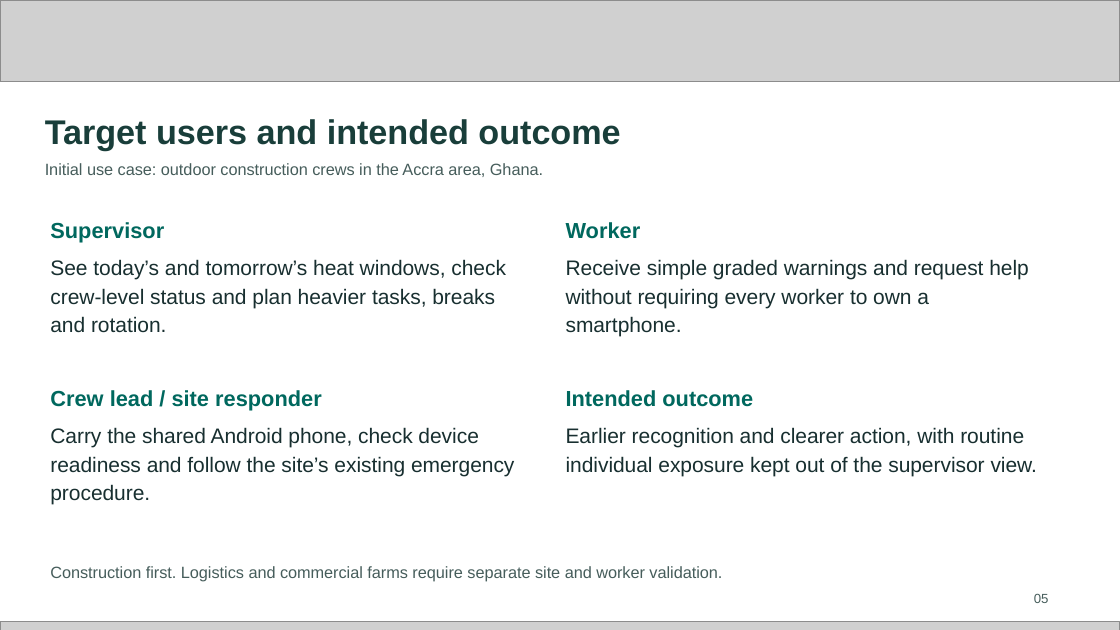
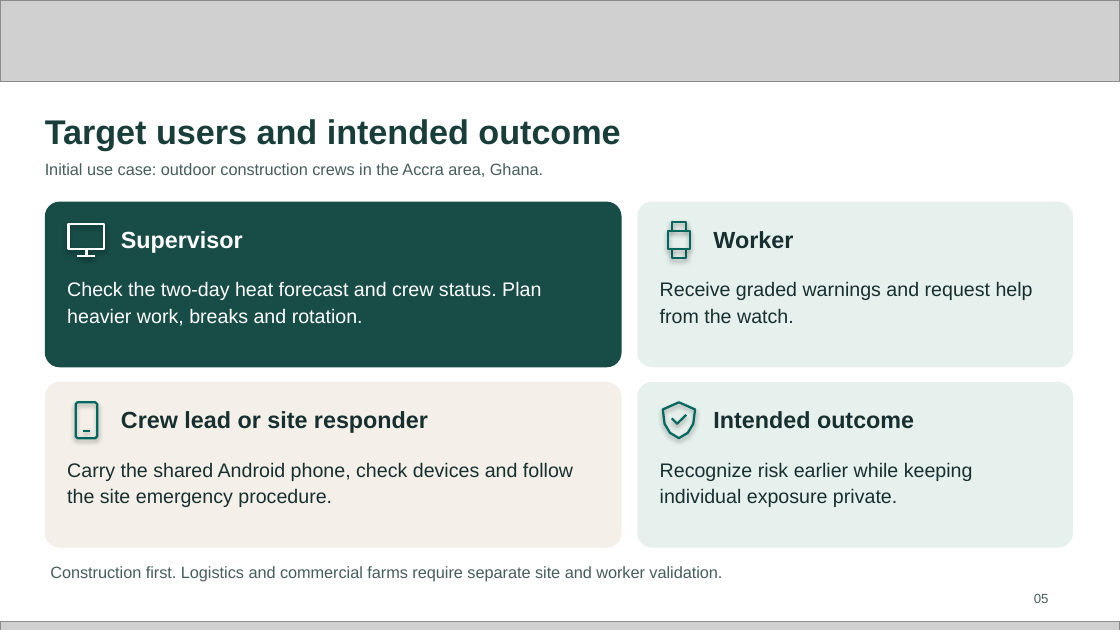
Before and after one commit to sammydamz/exaclim, a slide deck: slide 5 of downloads/submission/Exaclim_Future_Health_Submission.pptx. Drawn at 1120x630 pixels with LibreOffice and Linux fonts; fonts in the diff are those of the drawing; grey boxes stand for pictures. Boxes give left, top, right and bottom in pixels: in the first picture for what was removed or moved away, otherwise in the second. Text is boxed around its words. In the diff, an @@ line names an element or a change of style, - is before the commit and + after.

```diff
--- a/downloads/submission/Exaclim_Future_Health_Submission.pptx
+++ b/downloads/submission/Exaclim_Future_Health_Submission.pptx
@@ rounded rectangle added at (45,202,622,367), fill #174C47 @@
@@ rounded rectangle added at (637,202,1073,367), fill #E6F0EC @@
@@ freeform shape added at (68,224,104,249), outline #FFFFFF 1.45 pt @@
@@ text "Supervisor": place and size @@
-text "Supervisor" at (50,222,164,243)
+text "Supervisor" at (121,231,243,253)
@@ text "Supervisor" at (121,231,243,253): size 14 to 15 pt, text colour #00685E to #FFFFFF @@
@@ freeform shape added at (669,231,690,249), outline #00685E 1.45 pt @@
@@ freeform shape added at (672,222,687,231), outline #00685E 1.45 pt @@
@@ text "Worker": place and size @@
-text "Worker" at (566,222,641,239)
+text "Worker" at (713,231,793,248)
@@ text "Worker" at (713,231,793,248): size 14 to 15 pt, text colour #00685E to #182F30 @@
@@ freeform shape added at (77,256,95,256), outline #FFFFFF 1.45 pt @@
@@ freeform shape added at (86,249,86,255), outline #FFFFFF 1.45 pt @@
@@ freeform shape added at (672,249,687,258), outline #00685E 1.45 pt @@
@@ text at (67,281,541,326): text changed; size 13.5 to 12.6 pt; text colour #182F30 to #FFFFFF @@
-See today’s and tomorrow’s heat windows, check crew-level status and plan heavier tasks, breaks and rotation.
+Check the two-day heat forecast and crew status. Plan heavier work, breaks and rotation.
@@ text at (660,281,1033,323): text changed; size 13.5 to 12.6 pt @@
-Receive simple graded warnings and request help without requiring every worker to own a smartphone.
+Receive graded warnings and request help from the watch.
@@ rounded rectangle added at (45,382,622,548), fill #F4F0E9 @@
@@ rounded rectangle added at (637,382,1073,548), fill #E6F0EC @@
@@ freeform shape added at (76,402,97,438), outline #00685E 1.45 pt @@
@@ text at (121,411,428,433): text changed; size 14 to 15 pt; text colour #00685E to #182F30 @@
-Crew lead / site responder
+Crew lead or site responder
@@ freeform shape added at (663,402,696,438), outline #00685E 1.45 pt @@
@@ freeform shape added at (672,414,687,423), outline #00685E 1.45 pt @@
@@ text "Intended outcome" at (713,411,914,429): size 14 to 15 pt, text colour #00685E to #182F30 @@
@@ text "Intended outcome": place and size @@
-text "Intended outcome" at (566,390,753,407)
+text "Intended outcome" at (713,411,914,429)
@@ freeform shape added at (83,431,90,431), outline #00685E 1.45 pt @@
@@ text removed at (566,427,1037,476) @@
-Earlier recognition and clearer action, with routine individual exposure kept out of the supervisor view.
@@ text at (67,462,573,507): text changed; size 13.5 to 12.6 pt @@
-Carry the shared Android phone, check device readiness and follow the site’s existing emergency procedure.
+Carry the shared Android phone, check devices and follow the site emergency procedure.
@@ text added at (660,462,973,507), 12.6 pt, text #182F30 @@
+Recognize risk earlier while keeping individual exposure private.
```
Also in this commit, not shown: 2 other slides changed, 6 other files.
